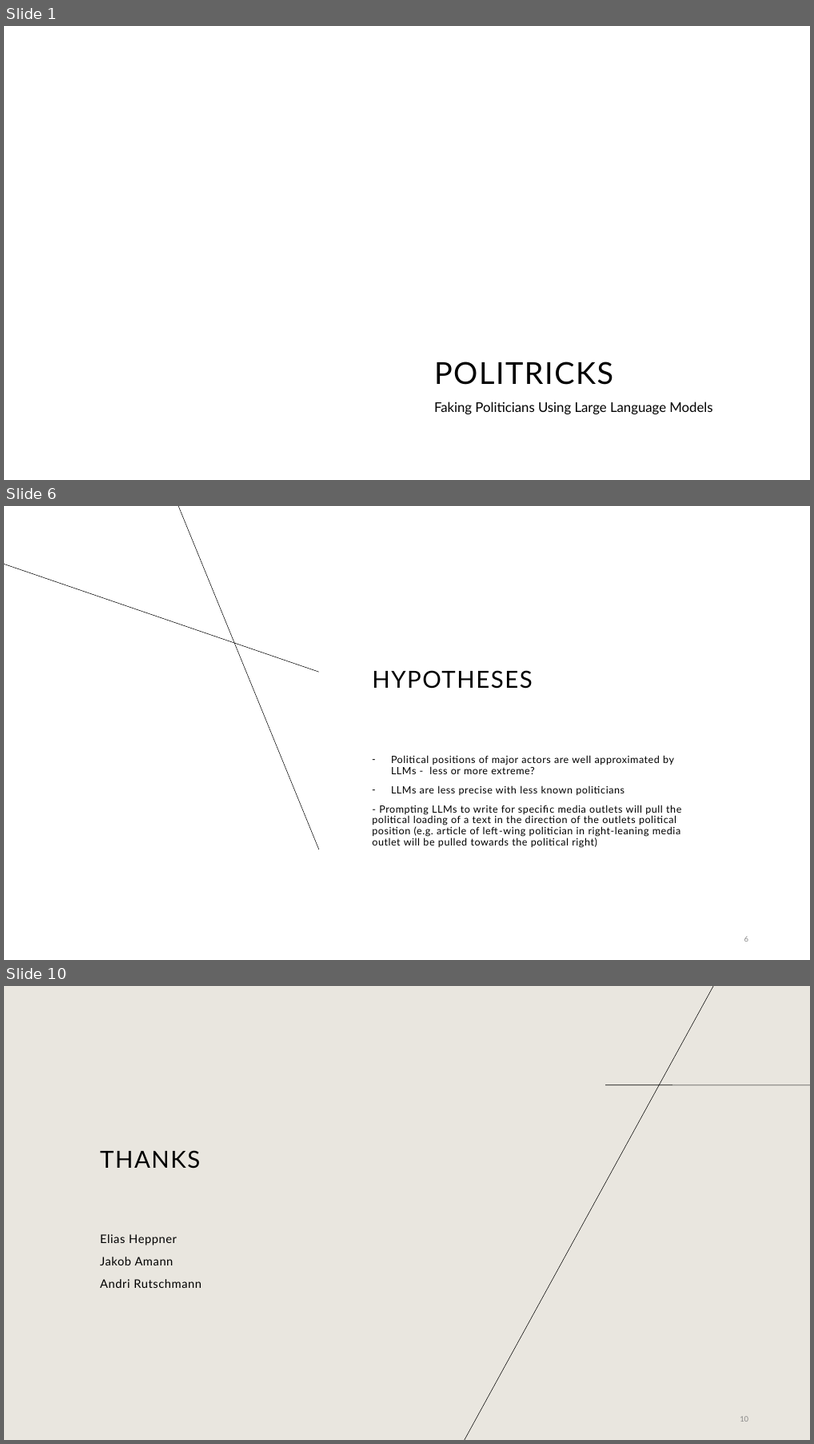
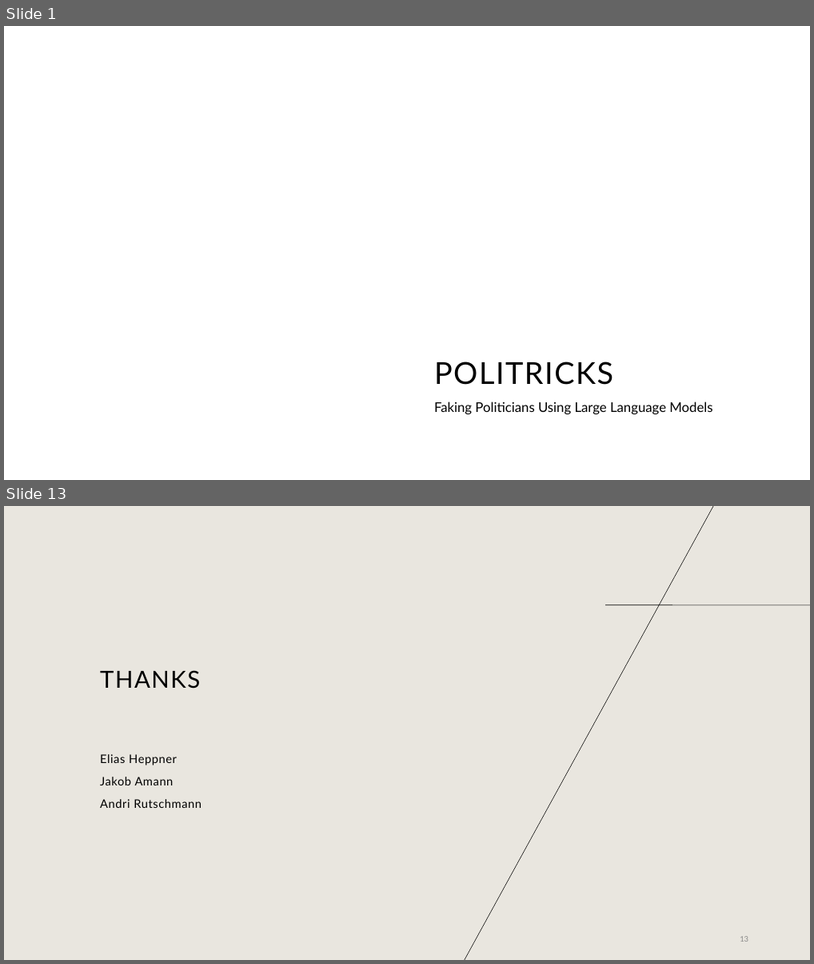
Before and after one commit to EliasHepp/Politricks, a slide deck: final_presentation.odp. Shown one above the other, each under a label of ours: slides 1, 6 and 10 before the commit, slides 1 and 13 after it; the slides between them are not shown. The pictures are 814x1444 and 814x964 pixels, drawn with LibreOffice and Linux fonts; fonts in the diff are those of the drawing; background and template pictures are left out. Boxes give left, top, right and bottom in pixels: in the first picture for what was removed or moved away, otherwise in the second. Text is boxed around its words. In the diff, an @@ line names an element or a change of style, - is before the commit and + after.

```diff
--- a/final_presentation.odp
+++ b/final_presentation.odp
@@ slide 6 removed at (4, 506, 810, 960), background #FFFFFF @@
@@ line removed from (319, 849) to (179, 506) @@
@@ line removed from (319, 672) to (4, 564) @@
@@ title removed at (372, 670, 532, 688) @@
-HYPOTHESES
@@ text removed at (372, 755, 682, 848) @@
-– Political positions of major actors are well approximated by LLMs - less or more extreme?
-– LLMs are less precise with less known politicians
-- Prompting LLMs to write for specific media outlets will pull the political loading of a text in the direction of the outlets political position (e.g. article of left-wing politician in right-leaning media outlet will be pulled towards the political right)
@@ page number removed at (745, 936, 749, 941) @@
-6
@@ what was slide 10 is now slide 13 @@
```
Also in this commit, not shown: 3 slides changed, 8 slides added, 4 other slides removed, 1 other file.
